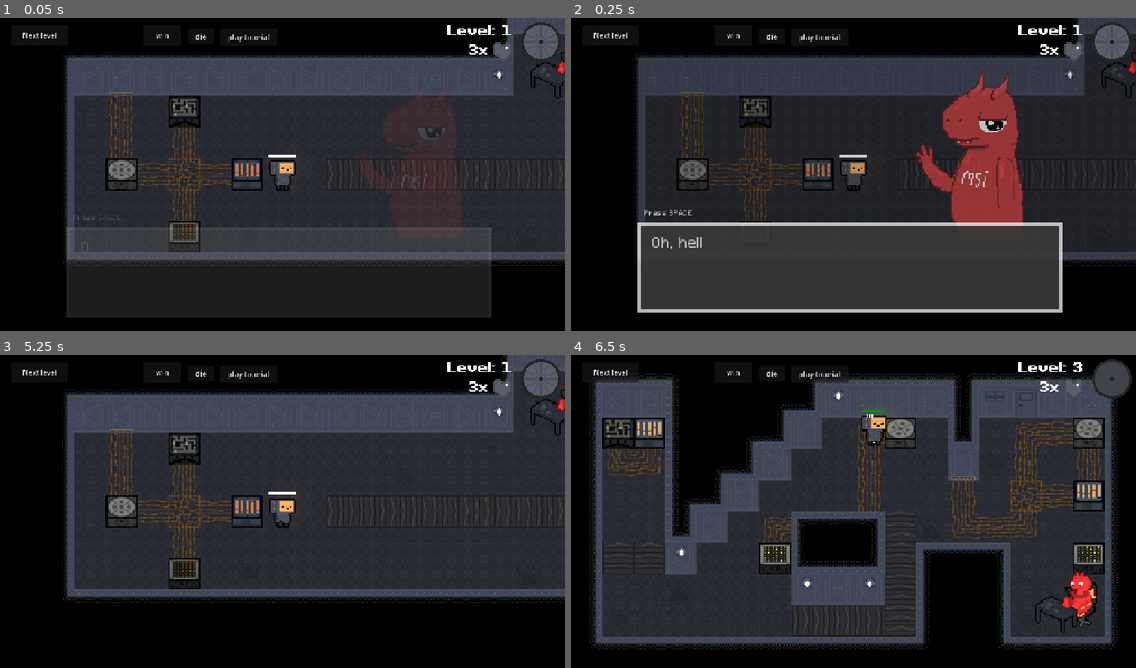
Above: before the commit, frames 1-4 (two rows, left to right).
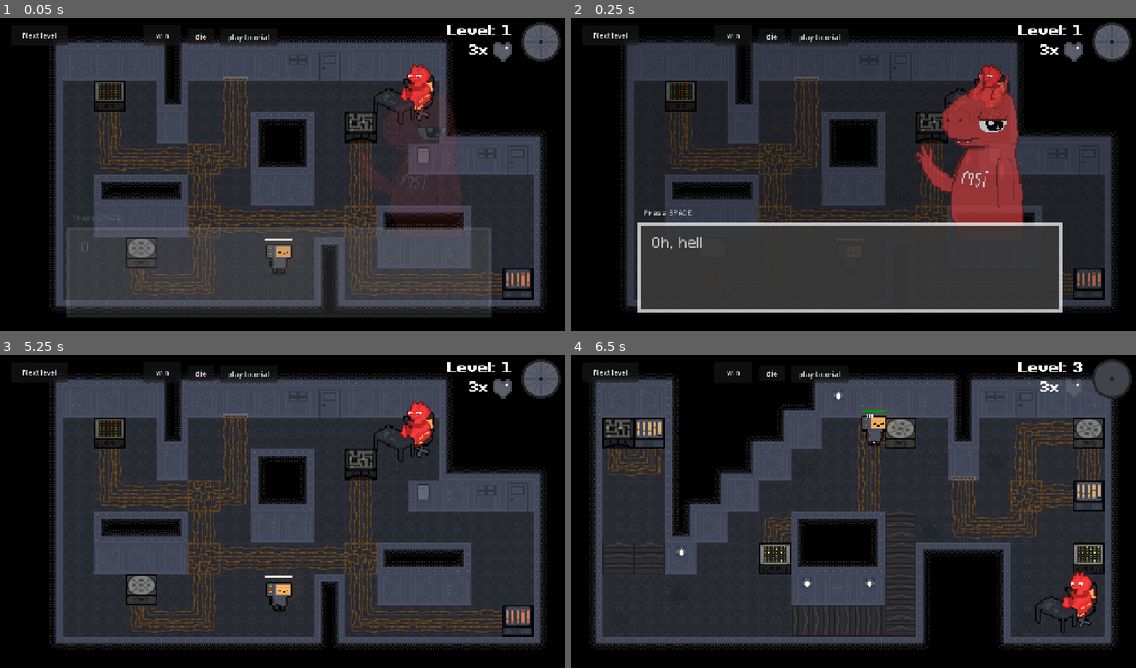
Above: after the commit, the same moments.

Repository: DuneRanger/MSI-GameJam
Game: Godot game, scene res://scenes/game/game.tscn
Same seed, same stepped clock (60 frames per second), same inputs: the game is played once before the commit and once after it.
Inputs (mouse positions are in pixels of both pictures, inside the frame that each line leads up to):
- Up to frame 1 (0.05 s): no input
- Up to frame 2 (0.25 s): no input
- Up to frame 3 (5.25 s): click "Next level" at 0.5 s; click "Next level" at 1.25 s; move the mouse to (406, 495) at 2.02 s; hold D (move_right) 2.03-2.75 s; tap E (interact) at 2.1 s; click "die" at 2.75 s; click "win" at 3.5 s; click "play tutorial" at 4.25 s; move the mouse to (169, 527) at 5.02 s; hold S (move_down) from 5.03 s (still down); click (169, 527) at 5.1 s
- Up to frame 4 (6.5 s): move the mouse to (910, 442) at 5.77 s; release S (move_down) at 5.78 s; hold D (move_right) from 5.78 s (still down); hold Shift (sprint) from 5.78 s (still down)

The runs differ from the first frame. In frame 1, 47% of the frame differs, in the area x 8-100%, y 0-95%; in frame 2, 29%; in frame 3, 48%; in frame 4, nothing differs.

Commit message:
Titlescreen buttons + fishing UI changes

Diff:
--- a/scenes/game/levels/level_5.tscn
+++ b/scenes/game/levels/level_5.tscn
@@ -8,7 +8,7 @@
 [node name="Level" type="Node2D" unique_id=1236383771]
 y_sort_enabled = true
 script = ExtResource("1_t2crq")
-difficulty = 4
+difficulty = 5
 
 [node name="Tilemap" parent="." unique_id=1355390431 instance=ExtResource("2_gecq0")]
 
--- a/scenes/game/levels/level_6.tscn
+++ b/scenes/game/levels/level_6.tscn
@@ -8,6 +8,7 @@
 [node name="Level" type="Node2D" unique_id=1236383771]
 y_sort_enabled = true
 script = ExtResource("1_4lcgo")
+difficulty = 4
 
 [node name="Tilemap" parent="." unique_id=1355390431 instance=ExtResource("2_pqb7a")]
 
--- a/scenes/game/machines/minigames/epic_fishing.tscn
+++ b/scenes/game/machines/minigames/epic_fishing.tscn
@@ -12,10 +12,10 @@
 
 [node name="BobberBar" type="Control" parent="." index="3" unique_id=1449956535]
 layout_mode = 1
-anchor_left = 0.7984375
-anchor_top = 0.069000006
-anchor_right = 0.961
-anchor_bottom = 0.93100005
+anchor_left = 0.6728395
+anchor_top = 0.06622223
+anchor_right = 0.83540213
+anchor_bottom = 0.9282223
 offset_left = 8.0
 offset_top = 0.31999588
 offset_right = -0.080078125
@@ -71,15 +71,13 @@
 
 [node name="ReelButton" type="Button" parent="." index="4" unique_id=958352840]
 layout_mode = 0
-offset_left = 711.0
-offset_top = 533.0
-offset_right = 869.0
-offset_bottom = 595.88635
+offset_left = 520.0
+offset_top = 512.0
+offset_right = 757.0
+offset_bottom = 574.886
 theme = ExtResource("3_rqvgd")
+theme_override_font_sizes/font_size = 24
 text = "FISH !"
-
-[node name="Label" parent="." index="5" unique_id=732899116]
-text = "Catch the fish!"
 
 [connection signal="timeout" from="Timer" to="." method="_on_timer_timeout"]
 [connection signal="button_down" from="ReelButton" to="." method="_on_fish_button_down"]
--- a/scenes/title_screen.tscn
+++ b/scenes/title_screen.tscn
@@ -1,5 +1,6 @@
 [gd_scene format=4 uid="uid://cqvyp4v243dtu"]
 
+[ext_resource type="Script" uid="uid://d3mn3pmmyqxkt" path="res://scripts/title_screen.gd" id="1_mykxm"]
 [ext_resource type="PackedScene" uid="uid://bbxi0vokk4jgr" path="res://scenes/game/tilemap/tilemap.tscn" id="1_s4lrb"]
 [ext_resource type="Shader" uid="uid://cwr1ovub2hmsc" path="res://assets/game/FX/vignette.gdshader" id="1_sa3yf"]
 [ext_resource type="FontFile" uid="uid://b08cs88egoh1y" path="res://assets/fonts/PixeloidSans-Bold.otf" id="2_s4lrb"]
@@ -7,6 +8,7 @@
 [ext_resource type="Texture2D" uid="uid://cbgusm44gcldp" path="res://assets/game/player/player_overclocked_idle.png" id="5_3yumr"]
 [ext_resource type="Texture2D" uid="uid://jytasmud42ug" path="res://assets/game/player/player.png" id="5_dc4i4"]
 [ext_resource type="Script" uid="uid://db3108e5jbbch" path="res://scripts/title_screen_little_guy.gd" id="6_e54dn"]
+[ext_resource type="Theme" uid="uid://d0hf7wudlkptc" path="res://scenes/game/machines/minigames/fishing_theme.tres" id="8_cs5ya"]
 
 [sub_resource type="Environment" id="Environment_mgrm8"]
 background_mode = 3
@@ -269,6 +271,7 @@
 }
 
 [node name="TitleScreen" type="Node2D" unique_id=1669698504]
+script = ExtResource("1_mykxm")
 
 [node name="Tilemap" parent="." unique_id=1355390431 instance=ExtResource("1_s4lrb")]
 
@@ -281,7 +284,7 @@
 [node name="TilemapWallLayer" parent="Tilemap" index="4" unique_id=695297817]
 tile_map_data = PackedByteArray("AAALAAgAAgAGAAEAAAAEAAgAAgAHAAEAAAARAAgAAgAHAAAAAAAAAAgAAgAGAAAAAAAIAAgAAgAFAAEAAAAGAA …(352 unchanged characters)…
 
-[node name="TilemapSideWallLayer" parent="Tilemap" index="6" unique_id=1769598380]
+[node name="TilemapSideWallLayer" parent="Tilemap" index="5" unique_id=1769598380]
 tile_map_data = PackedByteArray("AAD//wcAAwAHAAAAAAD//wkAAwAHAAAAAAAAAAcAAwAHAAAAAAAAAAkAAwAIAAAAAAABAAcABAAEAAAAAAABAA …(576 unchanged characters)…
 
 [node name="PostProcessing" type="Node" parent="." unique_id=1221978577]
@@ -357,4 +360,25 @@
 libraries/ = SubResource("AnimationLibrary_cs5ya")
 autoplay = &"walk"
 
+[node name="ExitButton" type="Button" parent="." unique_id=833095689]
+offset_left = 712.0
+offset_top = 320.0
+offset_right = 832.0
+offset_bottom = 382.886
+theme = ExtResource("8_cs5ya")
+theme_override_font_sizes/font_size = 24
+text = "EXIT"
+
+[node name="PlayButton" type="Button" parent="." unique_id=2138152836]
+offset_left = 448.0
+offset_top = 320.0
+offset_right = 568.0
+offset_bottom = 382.886
+theme = ExtResource("8_cs5ya")
+theme_override_font_sizes/font_size = 24
+text = "PLAY"
+
+[connection signal="pressed" from="ExitButton" to="." method="_on_exit_button_pressed"]
+[connection signal="pressed" from="PlayButton" to="." method="_on_play_button_pressed"]
+
 [editable path="Tilemap"]
--- /dev/null
+++ b/scripts/title_screen.gd
@@ -0,0 +1,9 @@
+extends Node2D
+
+
+func _on_exit_button_pressed() -> void:
+	get_tree().quit()
+
+
+func _on_play_button_pressed() -> void:
+	pass # Replace with function body.
Not shown, added: scripts/title_screen.gd.uid
